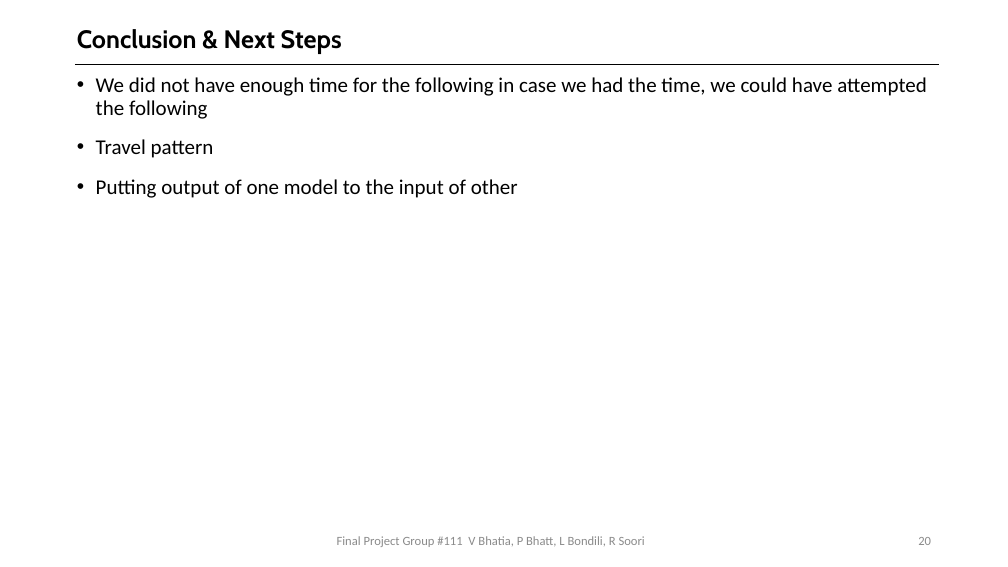
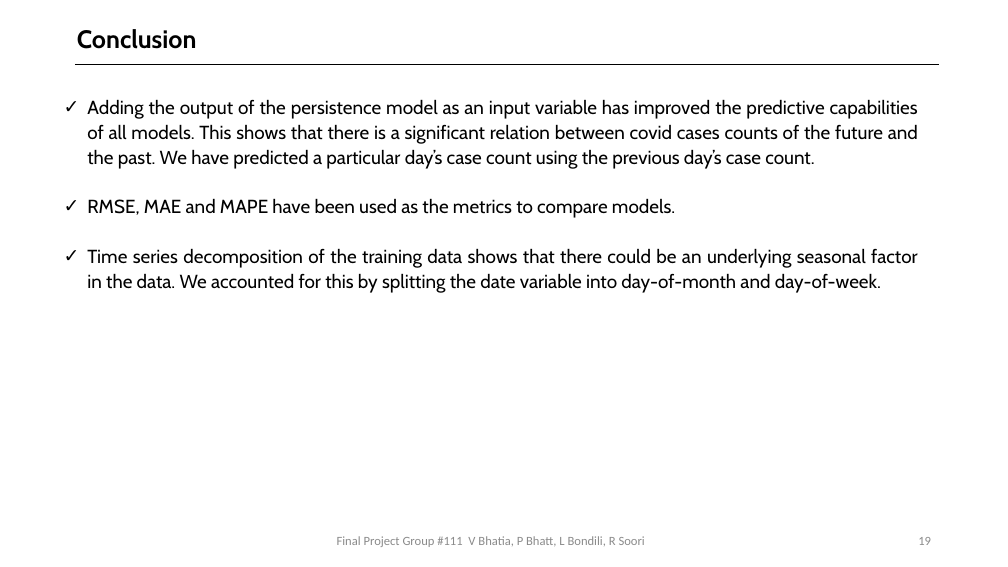
Before and after one commit to bhatiavr/cs109b-final-project-111, a slide deck: slide 19 of docs/Forecasting COVID-19 Cases Using SARS-Cov-2 Titers in Wastewater.pptx (slide 20 before the commit). Drawn at 1008x567 pixels with LibreOffice and Linux fonts; fonts in the diff are those of the drawing. Boxes give left, top, right and bottom in pixels: in the first picture for what was removed or moved away, otherwise in the second. Text is boxed around its words. In the diff, an @@ line names an element or a change of style, - is before the commit and + after.

Commit message:
Added ppt updates

```diff
--- a/docs/Forecasting COVID-19 Cases Using SARS-Cov-2 Titers in Wastewater.pptx
+++ b/docs/Forecasting COVID-19 Cases Using SARS-Cov-2 Titers in Wastewater.pptx
@@ title at (77, 29, 197, 49): text changed @@
-Conclusion & Next Steps
+Conclusion
@@ text removed at (96, 77, 927, 198) @@
-• We did not have enough time for the following in case we had the time, we could have attempted the following
-• Travel pattern
-• Putting output of one model to the input of other
@@ text added at (87, 99, 918, 293), 18 pt, text #000000 @@
+✓ Adding the output of the persistence model as an input variable has improved the predictive capabilities of all models. This shows that there is a significant relation between covid cases counts of the future and the past. We have predicted a particular day’s case count using the previous day’s case count.
+✓ RMSE, MAE and MAPE have been used as the metrics to compare models.
+✓ Time series decomposition of the training data shows that there could be an underlying seasonal factor in the data. We accounted for this by splitting the date variable into day-of-month and day-of-week.
@@ page number at (918, 537, 931, 545): text changed @@
-20
+19
```
Also in this commit, not shown: 17 other slides changed, 1 slide removed, 1 other file.
